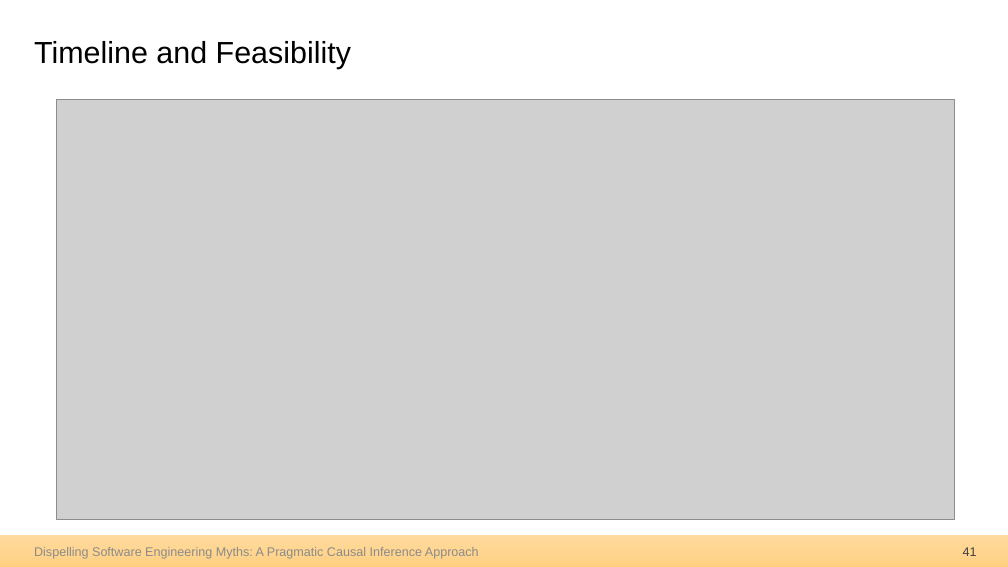
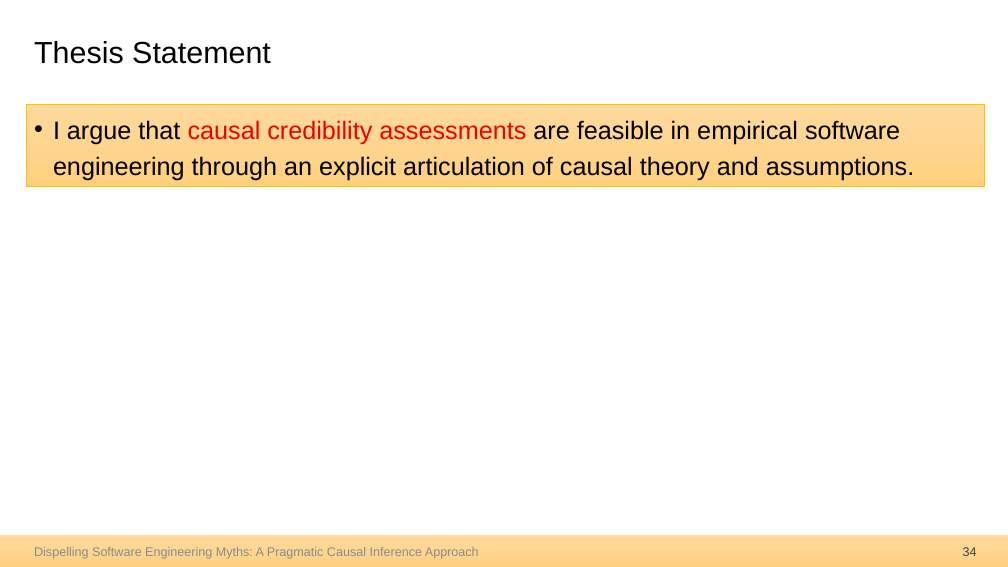
Before and after one commit to hehao98/Thesis, a slide deck: slide 34 of 2026.09.21-Thesis Defense.pptx (slide 41 before the commit). Drawn at 1008x567 pixels with LibreOffice and Linux fonts; fonts in the diff are those of the drawing; grey boxes stand for pictures. Boxes give left, top, right and bottom in pixels: in the first picture for what was removed or moved away, otherwise in the second. Text is boxed around its words. In the diff, an @@ line names an element or a change of style, - is before the commit and + after.

Commit message:
Update thesis defense slides

```diff
--- a/2026.09.21-Thesis Defense.pptx
+++ b/2026.09.21-Thesis Defense.pptx
@@ title at [34, 41, 271, 64]: text changed @@
-Timeline and Feasibility
+Thesis Statement
@@ rectangle added at [26, 104, 985, 187], fill gradient #FFDB9E to #FFD590 to #FFD07C, outline #FFC000 0.5 pt, 24 pt, text #000000 @@
+• I argue that causal credibility assessments are feasible in empirical software engineering through an explicit articulation of causal theory and assumptions.
@@ picture removed at [57, 100, 955, 520] @@
@@ page number at [963, 547, 977, 556]: text changed @@
-41
+34
```
Also in this commit, not shown: 9 other slides changed, 4 slides added, 18 slides removed.
